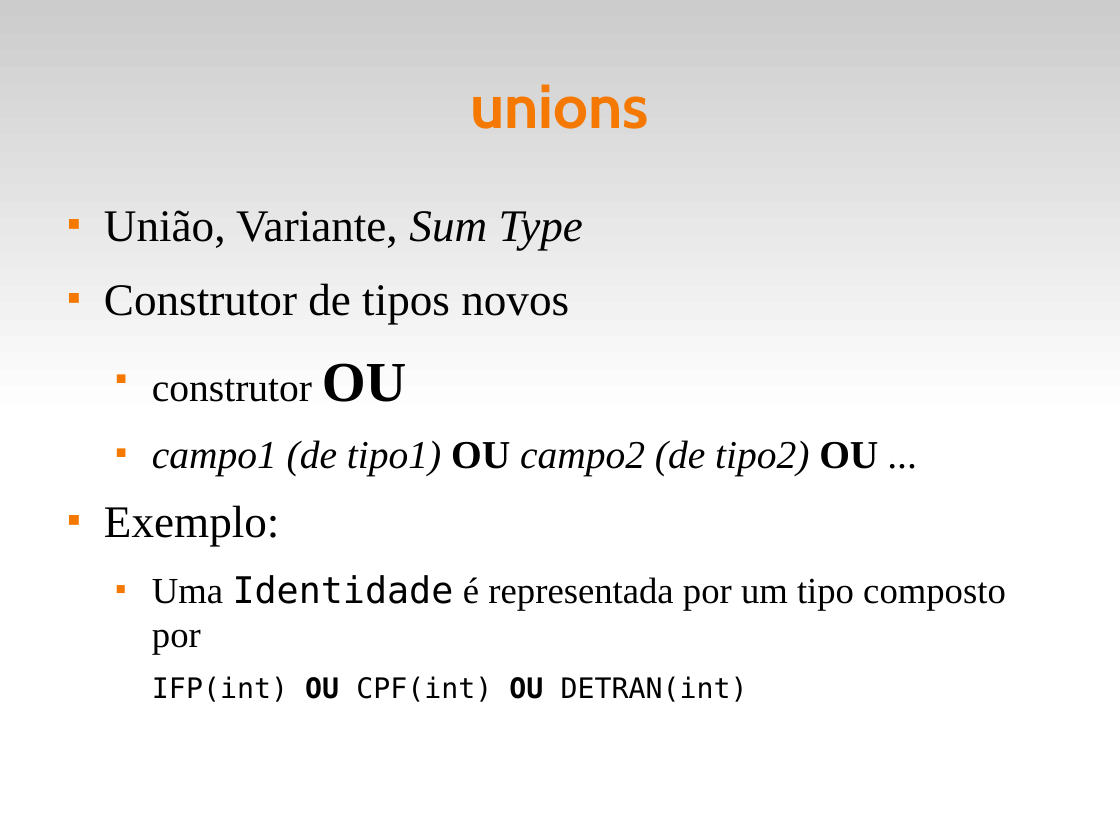
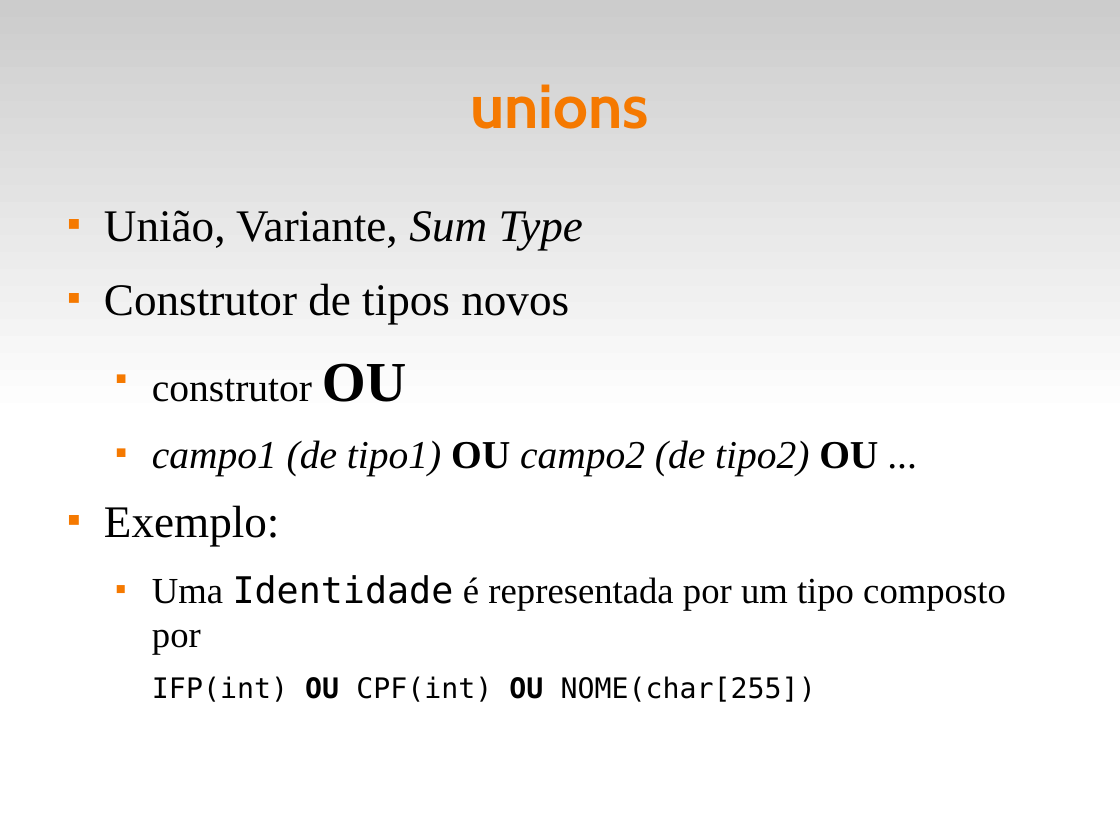
Before and after one commit to fsantanna-uerj/LP1, a slide deck: slide 16 of Slides/lp1-07-compostos.odp. Drawn at 1120x840 pixels with LibreOffice and Linux fonts; fonts in the diff are those of the drawing. Boxes give left, top, right and bottom in pixels: in the first picture for what was removed or moved away, otherwise in the second. Text is boxed around its words. In the diff, an @@ line names an element or a change of style, - is before the commit and + after.

```diff
--- a/Slides/lp1-07-compostos.odp
+++ b/Slides/lp1-07-compostos.odp
@@ text at box(152, 676, 816, 702): text changed @@
-  IFP(int) OU CPF(int) OU DETRAN(int)
+  IFP(int) OU CPF(int) OU NOME(char[255])
```
Also in this commit, not shown: 1 other slide changed, 5 slides added, 2 other files.
